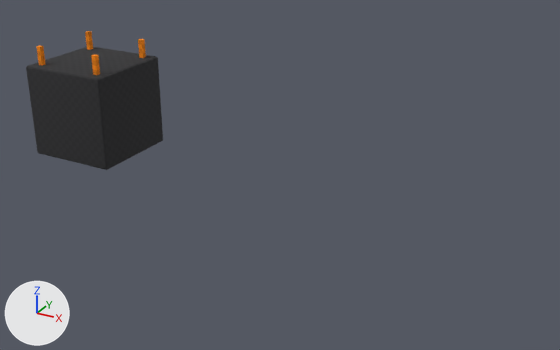
An edit to the Blender file Assets/Models/Worlds/Dev/Models/dev-scene.blend, drawn before and after from the same camera.
Before and after are seen from a 50 mm lens placed at (114.3, -124.0, 44.9), pointed at (46.6, -1.0, -16.7). Arrows for +X, +Y and +Z are at lower left; the lights stay in place.
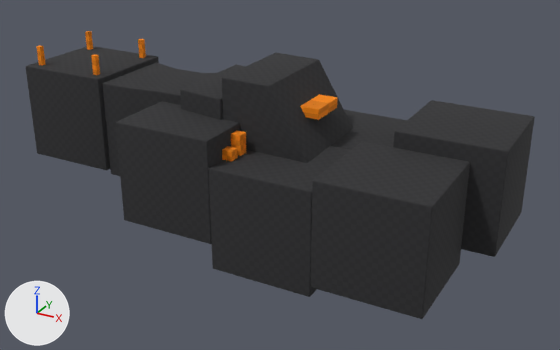
Location of each change, (x1, y1, x2, y2) in pixels of the pictures (560 x 350 px):
'Cube.017', added (black)
    after: (311, 142, 470, 319)
'Cube.011', added (black)
    after: (209, 146, 351, 297)
'Cube.010', added (black)
    after: (116, 101, 240, 244)
'Cube.018', added (black)
    after: (393, 100, 535, 257)
'Cube.008', added (black)
    after: (222, 53, 353, 163)
'Cube.006', added (black)
    after: (102, 63, 216, 176)
'Cube.012', added (black)
    after: (331, 110, 407, 150)
'Cube.007', added (black)
    after: (180, 64, 246, 120)
'Cube.016', added (orange)
    after: (300, 94, 338, 120)
'Cube.013', added
    after: (222, 146, 238, 162)
'Cube.015', added
    after: (231, 130, 246, 146)
'Cube.014', added
    after: (231, 143, 246, 156)

Diff of the bpy script that builds the scene:
```diff
--- a/Assets/Models/Worlds/Dev/Models/dev-scene.blend.py
+++ b/Assets/Models/Worlds/Dev/Models/dev-scene.blend.py
@@ ob_cube_018 @@
+ob_cube_018 = bpy.data.objects.new('Cube.018', me_cube.copy())  # the mesh of ob_cube; modifiers BEVEL
+ob_cube_018.location = (80.0, 8.0, -2.9)
+ob_cube_018.scale = (10.0, 10.0, 10.0)
@@ ob_cube_017 @@
+ob_cube_017 = bpy.data.objects.new('Cube.017', me_cube.copy())  # the mesh of ob_cube; modifiers BEVEL
+ob_cube_017.location = (74.0, -12.0, -5.9)
+ob_cube_017.scale = (10.0, 10.0, 10.0)
@@ ob_cube_016 @@
+ob_cube_016 = bpy.data.objects.new('Cube.016', me_cube_016)  # a box spanning x -1.0..1.0, y -1.0..1.0, z -1.0..1.0; in mat_orangeprototypematerial01 (picture img_orange_checkered_l_png); modifiers BEVEL
+ob_cube_016.location = (53.0, -1.5, -1.0)
+ob_cube_016.scale = (4.0, 4.0, 1.0)
@@ ob_cube_015 @@
+ob_cube_015 = bpy.data.objects.new('Cube.015', me_cube_015)  # a box spanning x -1.0..1.0, y -1.0..1.0, z -1.0..1.0; in mat_orangeprototypematerial01 (picture img_orange_checkered_l_png); modifiers BEVEL
+ob_cube_015.location = (45.0, -13.5, -5.0)
@@ ob_cube_014 @@
+ob_cube_014 = bpy.data.objects.new('Cube.014', me_cube_015.copy())  # modifiers BEVEL
+ob_cube_014.location = (45.0, -13.5, -7.0)
@@ ob_cube_013 @@
+ob_cube_013 = bpy.data.objects.new('Cube.013', me_cube_016.copy())  # modifiers BEVEL
+ob_cube_013.location = (45.0, -16.5, -7.0)
@@ ob_cube_012 @@
+ob_cube_012 = bpy.data.objects.new('Cube.012', me_cube.copy())  # the mesh of ob_cube; modifiers BEVEL
+ob_cube_012.location = (60.0, 8.0, -7.9)
+ob_cube_012.scale = (10.0, 10.0, 10.0)
@@ ob_cube_011 @@
+ob_cube_011 = bpy.data.objects.new('Cube.011', me_cube.copy())  # the mesh of ob_cube; modifiers BEVEL
+ob_cube_011.location = (54.0, -12.0, -7.9)
+ob_cube_011.scale = (10.0, 10.0, 10.0)
@@ ob_cube_010 @@
+ob_cube_010 = bpy.data.objects.new('Cube.010', me_cube.copy())  # the mesh of ob_cube; modifiers BEVEL
+ob_cube_010.location = (34.0, -12.0, -2.9)
+ob_cube_010.scale = (10.0, 10.0, 10.0)
@@ ob_cube_008 @@
+ob_cube_008 = bpy.data.objects.new('Cube.008', me_cube_008)  # 8 vertices, 6 faces; spans x -1.0..1.2, y -1.15..0.9, z -2.0..0.0; in mat_darkprototypematerial01 (picture img_texture_09_png); modifiers BEVEL
+ob_cube_008.location = (50.2, -0.3, 5.0)
+ob_cube_008.scale = (10.0, 10.0, 10.0)
@@ ob_cube_007 @@
+ob_cube_007 = bpy.data.objects.new('Cube.007', me_cube_007)  # 8 vertices, 6 faces; spans x -1.0..0.0, y -1.15..1.0, z -2.0..0.0; in mat_darkprototypematerial01 (picture img_texture_09_png); modifiers BEVEL
+ob_cube_007.location = (40.2, -0.3, 1.0)
+ob_cube_007.scale = (10.0, 10.0, 10.0)
@@ ob_cube_006 @@
+ob_cube_006 = bpy.data.objects.new('Cube.006', me_cube_006)  # 16 vertices, 14 faces; spans x -1.0..1.0, y -0.9..1.0, z -2.0..0.0; in mat_darkprototypematerial01 (picture img_texture_09_png); modifiers BEVEL
+ob_cube_006.location = (20.2, -0.3, -1.0)
+ob_cube_006.scale = (10.0, 10.0, 10.0)
```
